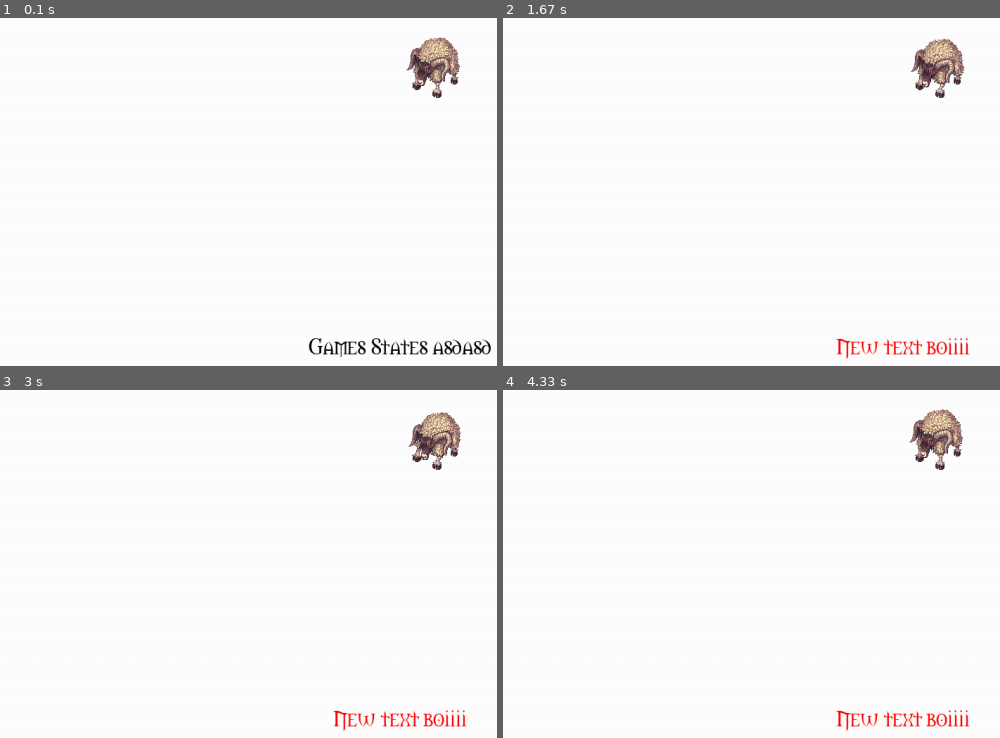
Above: before the commit, frames 1-4 (two rows, left to right).
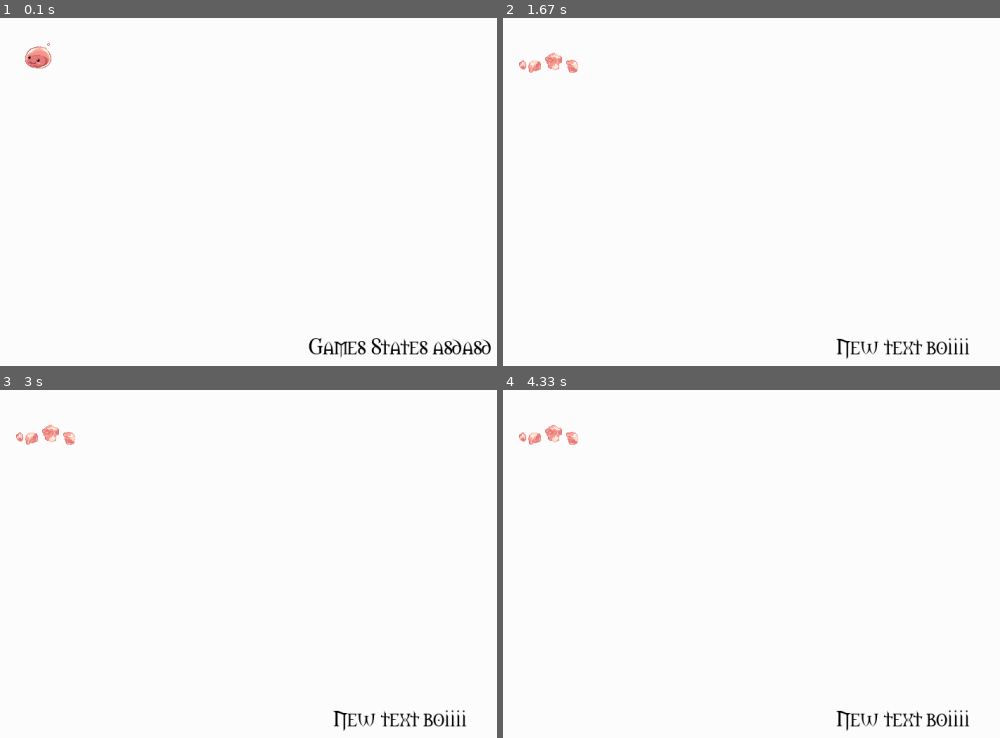
Above: after the commit, the same moments.

Repository: Cubix1337/py-game
Game: pygame game, started from main.py
Same seed, same stepped clock (60 frames per second), same inputs: the game is played once before the commit and once after it.
Inputs (mouse positions are in pixels of both pictures, inside the frame that each line leads up to):
- Up to frame 1 (0.1 s): no input
- Up to frame 2 (1.67 s): click (900, 345) at 0.38 s
- Up to frame 3 (3 s): no input
- Up to frame 4 (4.33 s): no input

The runs differ from the first frame. In frame 1, 1.4% of the frame differs, in the area x 5-93%, y 5-23%; in frame 2, 2.0%; in frame 3, 2.0%; in frame 4, 2.0%, in the area x 3-94%, y 5-98%.

Commit message:
changess

Diff:
--- a/ClassesWIP/Sprite.py
+++ b/ClassesWIP/Sprite.py
@@ -1,44 +1,80 @@
-import pygame, json
-
-class Frames:
-    def __init__(self) -> None:
-        self.value = []
+import pygame, json, math
 
 class Sprite:
     def __init__(self, filename) -> None:
         self.filename = filename
         self.sprite_sheet = pygame.image.load(self.filename).convert()
-        self.meta_data = self.filename.replace('png','json')
+        self.activeFrame = 0
+        self.animationState = 'idle'
+        self.data = [],
+        self.animations = []
+        self.frames = []
+        self.load()
 
+    def load(self):
+        jsonData = self.filename.replace('png','json')
         try:
-            with open(self.meta_data) as file:
+            with open(jsonData) as file:
                 self.data = json.load(file)
             file.close()
         except:
-            pass
+            print('Failed to load sprite')
+            return False
+        finally:
+            self.animations = self.data['animations']
+            self.setFrames()
 
-    def load(self):
-        self.sprite_sheet = pygame.image.load(self.filename).convert()
+    def generateFrame(self, frame):
+        (x, y, w, h) = frame["x"], frame["y"], frame["w"], frame["h"]
+        frame = pygame.Surface((w, h))
+        frame.set_colorkey((0, 0, 1,))
+        frame.blit(self.sprite_sheet, (0, 0), (x, y, w, h))
+        return frame
 
-    def getSprite(self, x, y, w, h):
-        sprite = pygame.Surface((w, h))
-        sprite.set_colorkey((0, 0, 0,))
-        sprite.blit(self.sprite_sheet, (0, 0), (x, y, w, h))
-        return sprite
+    def setFrames(self):
+        self.frames = []
+        self.frameRate = self.animations[self.animationState]["frameRate"]
 
-    def parseSprite(self, frame):
-        sprite = self.data['frames'][frame]["frame"]
-        x, y, w, h = sprite["x"], sprite["y"], sprite["w"], sprite["h"]
-        image = self.getSprite(x, y, w, h)
-        return image
+        for frame in range(len(self.animations[self.animationState]["frames"])):
+            self.frames.append(
+                self.generateFrame(self.animations[self.animationState]["frames"][frame]['frame'])
+            )
 
+    def updateActiveFrame(self):
+        if self.activeFrame >= len(self.frames) - 1:
+            if self.animations[self.animationState]["runs"] == "once":
+                pass
+            else:
+                self.activeFrame = 0
+        else:
+            self.activeFrame += self.frameRate
 
-    # def render(self):
-    #     pass
-        # sprite.blit(self.sprite_sheet, (0, 0), (x, y, w, h))
+    def resetAnimation(self):
+        self.activeFrame = 0
 
-# 82 x 78
-# 0, 0, 41, 39
-# 41, 0, 41, 39
-# 0, 39, 41, 39
-# 41, 39, 41, 39
+    def setAnimationState(self, state):
+        self.animationState = state
+        self.setFrames()
+
+    def getActiveFrame(self):
+        return self.frames[math.floor(self.activeFrame)]
+
+    # def getSprite(self, x, y, w, h):
+    #     sprite = pygame.Surface((w, h))
+    #     sprite.set_colorkey((0, 0, 0,))
+    #     sprite.blit(self.sprite_sheet, (0, 0), (x, y, w, h))
+    #     return sprite
+
+    # def parseSprite(self, frame):
+    #     sprite = self.data['frames'][frame]["frame"]
+    #     x, y, w, h = sprite["x"], sprite["y"], sprite["w"], sprite["h"]
+    #     image = self.getSprite(x, y, w, h)
+    #     return image
+
+    # def setFrames(self, animationState):
+    #     for i in self.frameCount:
+    #         self.frames.append(self.parseSprite(i))
+
+    # def setAllFrames(self, animationState):
+    #     for i in self.frameCount:
+    #         self.frames.append(self.parseSprite(i))
--- a/Components/Component.py
+++ b/Components/Component.py
@@ -53,10 +53,67 @@
         super().__init__()
         self.value = pygame.Rect(pos, dimensions)
 
-class Intersecting:
+class Surface(Component):
+    def __init__(self, dimensions = (0,0)) -> None:
+        super().__init__()
+        self.value = dimensions
+
+class Intersecting(Component):
     def __init__(self, value = False) -> None:
         super().__init__()
         self.value = value
+
+class Filename(Component):
+    def __init__(self, value) -> None:
+        super().__init__()
+        self.value = value
+
+class AnimationState(Component):
+    def __init__(self, value = 'idle') -> None:
+        super().__init__()
+        self.value = value
+
+class Animations(Component):
+    def __init__(self, value = {}) -> None:
+        super().__init__()
+        self.value = value
+
+class Image(Component):
+    def __init__(self, value = '') -> None:
+        super().__init__()
+        self.value = pygame.image.load(value).convert()
+
+class ActiveFrame(Component):
+    def __init__(self, value = 0) -> None:
+        super().__init__()
+        self.value = value
+
+class Data(Component):
+    def __init__(self, value = {}) -> None:
+        super().__init__()
+        self.value = value
+
+class Frames(Component):
+    def __init__(self, value = []) -> None:
+            super().__init__()
+            self.value = value
+
+class FrameRate(Component):
+    def __init__(self, value = 0.01) -> None:
+            super().__init__()
+            self.value = value
+
+
+# class Sprite(Component):
+#     def __init__(self, filename) -> None:
+#         super().__init__()
+#         self.filename = filename
+#         self.sprite_sheet = pygame.image.load(self.filename).convert()
+#         self.activeFrame = 0
+#         self.animationState = 'idle'
+#         self.data = [],
+#         self.animations = []
+#         self.frames = []
 
 componentDict = {
     "Position":Position,
@@ -66,7 +123,16 @@
     "Dimensions": Dimensions,
     "Text": Text,
     "Font": Font,
-    "Intersecting": Intersecting
+    "Intersecting": Intersecting,
+    "Surface": Surface,
+    "Filename":Filename,
+    "Animations": Animations,
+    "AnimationState": AnimationState,
+    "Image": Image,
+    "ActiveFrame": ActiveFrame,
+    "Data": Data,
+    "Frames" : Frames,
+    "FrameRate": FrameRate
 }
 
 colourDict = {
--- a/Entities/Entity.py
+++ b/Entities/Entity.py
@@ -8,8 +8,14 @@
     def addComponent2(self, key, arguments):
         self.components.update({key: componentDict[key](*arguments)})
 
-    def addComponents(self, components):
+    def addComponents(self, components=[]):
         for component in components:
+            print(component)
+            # if len(component[1]) == 0:
+            #     self.components.update({component[0]: componentDict[component[0]](*component[1])})
+
+                # print('empty')
+            # else:
             self.components.update({component[0]: componentDict[component[0]](*component[1])})
 
     def addComponent(self, component):
@@ -41,10 +47,31 @@
             except KeyError:
                 return False
 
+    def getComponentValue(self, name):
+        # for component in self.components:
+            try:
+                if self.components[name]:
+                    return self.components[name].value
+            except KeyError:
+                print('Key not in object')
+                return False
+
 class Archtype(Entity):
     def __init__(self) -> None:
         super().__init__()
 
+class Sprite(Archtype):
+    def __init__(self) -> None:
+        super().__init__()
+        self.addComponents(
+            ('Position', []),
+            ('Intersecting', []),
+            ('Surface',[]),
+            ('Animations',[]),
+            ('AnimationState',[]),
+            ('ActiveFrame',[]),
+            ('JSONData',[]),
+        )
 # class Button(Archtype):
 #     def __init__(self) -> None:
 #         super().__init__()
--- a/Entities/Screens/Title.py
+++ b/Entities/Screens/Title.py
@@ -1,12 +1,15 @@
 from Systems.System import State
+from Systems.SpriteRenderSystem import SpriteLoadingSystem
+
 from Entities.Entity import Entity
+# from Entities.Entity import Sprite
+
 from ClassesWIP.Sprite import Sprite
-import math
 
 class Title(State):
     def __init__(self, world) -> None:
         super().__init__(world)
-        self.localEntities = {}
+        self.localEntities = []
         self.textEntity = Entity()
         self.textEntity.addComponents([
             ('Text', ["Games States asdasd"]), ('Colour', ['black']),
@@ -15,31 +18,43 @@
             ('Intersecting', [False]),
             ('Rect',[(self.world.GAME_W/2 - 150, self.world.GAME_H/2 -20), (270, 50)])
         ])
-        self.sprite = Sprite(world.sprite_dir+'poring.png')
-        self.goat_sprite = Sprite(world.sprite_dir+'goat.png')
-        self.goat = [
-            self.goat_sprite.parseSprite(0), self.goat_sprite.parseSprite(1), self.goat_sprite.parseSprite(2),
-            self.goat_sprite.parseSprite(3), self.goat_sprite.parseSprite(4), self.goat_sprite.parseSprite(5),
-            self.goat_sprite.parseSprite(6),self.goat_sprite.parseSprite(7)
-        ]
 
-        # self.poring = [
-        #     self.sprite.parseSprite(0), self.sprite.parseSprite(1),
-        #     self.sprite.parseSprite(2), self.sprite.parseSprite(3)
-        # ]
+        self.poring2 = Entity()
+        self.poring2.addComponents([
+            ('Position', [(100,100)]),
+            ('Rect',[(100,100), (60,60)]),
+            ('Intersecting', []),
+            ('Surface',[]),
+            ('Animations',[]),
+            ('AnimationState',[]),
+            ('ActiveFrame',[]),
+            ('Data',[]),
+            ('Filename', [world.sprite_dir+'poring.png'])
+        ])
+        SpriteLoadingSystem(world).execute(self.poring2)
 
-        self.localEntities.update({ self.localEntities.__len__: self.textEntity})
+
+        self.poring = Sprite(world.sprite_dir+'poring.png')
+
+        # self.goat_sprite = Sprite(world.sprite_dir+'goat.png')
+
+        self.localEntities.append(self.poring2)
+        self.localEntities.append(self.textEntity)
 
     def handleInput(self, input):
         if input.click:
             self.textEntity.updateComponent('Text',"New text boiiii")
-            self.world.index += 1
+            self.poring.setAnimationState('die')
             input.click = not input.click
-
-            # print(self.textEntity.hasComponent('Text'))
 
     # def update(self, delta_time, actions, bindings):
     def update(self, delta_time):
+        self.poring.updateActiveFrame()
+        # for entity in self.localEntities:
+        #     if self.localEntities[entity].getComponentValue('Intersecting') == True:
+        #         print(self.localEntities[entity])
+
+        # print(delta_time)
         # update animations here
         pass
         # print(delta_time)
@@ -47,9 +62,7 @@
     def render(self):
         self.world.game_canvas.fill((255,255,255))
         self.world.systems[0].execute(self.textEntity)
-        if self.world.index >= 7:
-            self.world.index = 0
+        if self.poring.animationState == 'die':
+            self.world.game_canvas.blit(self.poring.getActiveFrame(),(75, 75))
         else:
-             self.world.index += 0.025
-        # self.world.game_canvas.blit(self.poring[math.floor(self.world.index)], (0, 0))
-        self.world.game_canvas.blit(self.goat[math.floor(self.world.index)], (self.world.GAME_W/2, 100))
+            self.world.game_canvas.blit(self.poring.getActiveFrame(),(100, 100))
--- a/Graphics/Sprites/poring.json
+++ b/Graphics/Sprites/poring.json
@@ -1,24 +1,200 @@
 {
-    "frames":[
-        {
-            "frame":{"x": 0, "y": 0, "w": 41, "h": 39},
-            "sourceImage": {"x": 0, "y": 0, "w": 41, "h": 39},
-            "sourceScale": {"w": 41, "h": 39}
+    "animations": {
+        "idle": {
+            "frameRate": 0.025,
+            "runs": "loop",
+            "frames": [
+                {
+                    "frame": {
+                        "x": 0,
+                        "y": 0,
+                        "w": 60,
+                        "h": 60
+                    },
+                    "sourceImage": {
+                        "x": 0,
+                        "y": 0,
+                        "w": 60,
+                        "h": 60
+                    },
+                    "sourceScale": {
+                        "w": 60,
+                        "h": 60
+                    }
+                },
+                {
+                    "frame": {
+                        "x": 60,
+                        "y": 0,
+                        "w": 60,
+                        "h": 60
+                    },
+                    "sourceImage": {
+                        "x": 0,
+                        "y": 0,
+                        "w": 60,
+                        "h": 60
+                    },
+                    "sourceScale": {
+                        "w": 60,
+                        "h": 60
+                    }
+                },
+                {
+                    "frame": {
+                        "x": 120,
+                        "y": 0,
+                        "w": 60,
+                        "h": 60
+                    },
+                    "sourceImage": {
+                        "x": 0,
+                        "y": 0,
+                        "w": 60,
+                        "h": 60
+                    },
+                    "sourceScale": {
+                        "w": 60,
+                        "h": 60
+                    }
+                },
+                {
+                    "frame": {
+                        "x": 180,
+                        "y": 0,
+                        "w": 60,
+                        "h": 60
+                    },
+                    "sourceImage": {
+                        "x": 0,
+                        "y": 0,
+                        "w": 60,
+                        "h": 60
+                    },
+                    "sourceScale": {
+                        "w": 60,
+                        "h": 60
+                    }
+                }
+            ]
         },
-        {
-            "frame":{"x": 41, "y": 0, "w": 41, "h": 39},
-            "sourceImage": {"x": 41, "y": 0, "w": 41, "h": 39},
-            "sourceScale": {"w": 41, "h": 39}
-        },
-        {
-            "frame":{"x": 0, "y": 39, "w": 41, "h": 39},
-            "sourceImage": {"x": 0, "y": 0, "w": 41, "h": 39},
-            "sourceScale": {"w": 41, "h": 39}
-        },
-        {
-            "frame":{"x": 41, "y": 39, "w": 41, "h": 39},
-            "sourceImage": {"x": 0, "y": 0, "w": 41, "h": 39},
-            "sourceScale": {"w": 41, "h": 39}
+        "walking": [],
+        "hit": [
+            {
+                "frame": {
+                    "x": 55,
+                    "y": 200,
+                    "w": 60,
+                    "h": 60
+                },
+                "sourceImage": {
+                    "x": 0,
+                    "y": 0,
+                    "w": 60,
+                    "h": 60
+                },
+                "sourceScale": {
+                    "w": 60,
+                    "h": 60
+                }
+            }
+        ],
+        "die": {
+            "runs": "once",
+            "frameRate": 0.05,
+            "frames": [
+                {
+                    "frame": {
+                        "x": 0,
+                        "y": 200,
+                        "w": 60,
+                        "h": 60
+                    },
+                    "sourceImage": {
+                        "x": 0,
+                        "y": 0,
+                        "w": 60,
+                        "h": 60
+                    },
+                    "sourceScale": {
+                        "w": 60,
+                        "h": 60
+                    }
+                },
+                {
+                    "frame": {
+                        "x": 120,
+                        "y": 180,
+                        "w": 100,
+                        "h": 100
+                    },
+                    "sourceImage": {
+                        "x": 0,
+                        "y": 0,
+                        "w": 100,
+                        "h": 100
+                    },
+                    "sourceScale": {
+                        "w": 60,
+                        "h": 60
+                    }
+                },
+                {
+                    "frame": {
+                        "x": 220,
+                        "y": 180,
+                        "w": 120,
+                        "h": 100
+                    },
+                    "sourceImage": {
+                        "x": 0,
+                        "y": 0,
+                        "w": 60,
+                        "h": 60
+                    },
+                    "sourceScale": {
+                        "w": 60,
+                        "h": 60
+                    }
+                },
+                {
+                    "frame": {
+                        "x": 330,
+                        "y": 180,
+                        "w": 120,
+                        "h": 100
+                    },
+                    "sourceImage": {
+                        "x": 0,
+                        "y": 0,
+                        "w": 60,
+                        "h": 60
+                    },
+                    "sourceScale": {
+                        "w": 60,
+                        "h": 60
+                    }
+                },
+                {
+                    "frame": {
+                        "x": 440,
+                        "y": 180,
+                        "w": 110,
+                        "h": 80
+                    },
+                    "sourceImage": {
+                        "x": 0,
+                        "y": 0,
+                        "w": 60,
+                        "h": 60
+                    },
+                    "sourceScale": {
+                        "w": 60,
+                        "h": 60
+                    }
+                }
+
+            ]
         }
-    ]
+    }
 }
--- /dev/null
+++ b/Graphics/Sprites/poringOLD.json
@@ -0,0 +1,24 @@
+{
+    "frames":[
+        {
+            "frame":{"x": 0, "y": 0, "w": 41, "h": 39},
+            "sourceImage": {"x": 0, "y": 0, "w": 41, "h": 39},
+            "sourceScale": {"w": 41, "h": 39}
+        },
+        {
+            "frame":{"x": 41, "y": 0, "w": 41, "h": 39},
+            "sourceImage": {"x": 41, "y": 0, "w": 41, "h": 39},
+            "sourceScale": {"w": 41, "h": 39}
+        },
+        {
+            "frame":{"x": 0, "y": 39, "w": 41, "h": 39},
+            "sourceImage": {"x": 0, "y": 0, "w": 41, "h": 39},
+            "sourceScale": {"w": 41, "h": 39}
+        },
+        {
+            "frame":{"x": 41, "y": 39, "w": 41, "h": 39},
+            "sourceImage": {"x": 0, "y": 0, "w": 41, "h": 39},
+            "sourceScale": {"w": 41, "h": 39}
+        }
+    ]
+}
--- /dev/null
+++ b/Systems/SpriteRenderSystem.py
@@ -0,0 +1,126 @@
+from Systems.System import System
+import pygame, math, json
+
+class SpriteFrameGeneration(System):
+    def __init__(self) -> None:
+        super().__init__()
+
+    def execute(self, sprite):
+        frame = sprite.getComponentValue("Frames")
+        (x, y, w, h) = frame["x"], frame["y"], frame["w"], frame["h"]
+        frame = pygame.Surface((w, h))
+        frame.set_colorkey((0, 0, 1,))
+        frame.blit(self.sprite_sheet, (0, 0), (x, y, w, h))
+        return frame
+
+
+class SpriteUpdatingSystem(System):
+    def __init__(self) -> None:
+        super().__init__()
+
+    def setFrames(self, sprite):
+        frames = []
+        sprite.updateComponent("frameRate", sprite.animations[sprite.animationState]["frameRate"])
+
+        for frame in range(len(sprite.animations[sprite.animationState]["frames"])):
+            self.frames.append(
+                SpriteFrameGeneration().execute(sprite.animations[sprite.animationState]["frames"][frame]['frame'])
+                # self.generateFrame(sprite.animations[sprite.animationState]["frames"][frame]['frame'])
+            )
+        sprite.updateComponent("Frames", frames)
+
+    def execute(self, sprite):
+        self.setFrames(sprite)
+
+class SpriteLoadingSystem(System):
+    def __init__(self, world) -> None:
+        super().__init__(world)
+
+    def generateFrame(self, frame):
+        (x, y, w, h) = frame["x"], frame["y"], frame["w"], frame["h"]
+        frame = pygame.Surface((w, h))
+        frame.set_colorkey((0, 0, 1,))
+        frame.blit(self.sprite_sheet, (0, 0), (x, y, w, h))
+        return frame
+
+    def setFrames(self):
+        self.frames = []
+        self.frameRate = self.animations[self.animationState]["frameRate"]
+
+        for frame in range(len(self.animations[self.animationState]["frames"])):
+            self.frames.append(
+                self.generateFrame(self.animations[self.animationState]["frames"][frame]['frame'])
+            )
+
+    def load(self, sprite):
+        print(sprite.logComponents())
+        location = sprite.getComponentValue('Filename').replace('png','json')
+
+        try:
+            with open(location) as file:
+                sprite.updateComponent('Data', json.load(file))
+            file.close()
+
+        except:
+            print('Failed to load sprite')
+            return False
+
+        sprite.updateComponent('Animations',sprite.getComponentValue('Data')['animations'])
+        # self.setFrames()
+
+    def execute(self, sprite):
+        self.load(sprite)
+        sprite.logComponents()
+
+
+
+class SpriteRenderSystem(System):
+    def __init__(self, world, filename) -> None:
+        super().__init__(world)
+        self.filename = filename
+        self.sprite_sheet = pygame.image.load(self.filename).convert()
+        self.activeFrame = 0
+        self.animationState = 'idle'
+        self.data = [],
+        self.animations = []
+        self.frames = []
+        self.load()
+
+    def generateFrame(self, frame):
+        (x, y, w, h) = frame["x"], frame["y"], frame["w"], frame["h"]
+        frame = pygame.Surface((w, h))
+        frame.set_colorkey((0, 0, 1,))
+        frame.blit(self.sprite_sheet, (0, 0), (x, y, w, h))
+        return frame
+
+    def setFrames(self):
+        self.frames = []
+        self.frameRate = self.animations[self.animationState]["frameRate"]
+
+        for frame in range(len(self.animations[self.animationState]["frames"])):
+            self.frames.append(
+                self.generateFrame(self.animations[self.animationState]["frames"][frame]['frame'])
+            )
+
+    def updateActiveFrame(self):
+        if self.activeFrame >= len(self.frames) - 1:
+            if self.animations[self.animationState]["runs"] == "once":
+                pass
+            else:
+                self.activeFrame = 0
+        else:
+            self.activeFrame += self.frameRate
+
+    def resetAnimation(self):
+        self.activeFrame = 0
+
+    def setAnimationState(self, state):
+        self.animationState = state
+        self.setFrames()
+
+    def getActiveFrame(self):
+        return self.frames[math.floor(self.activeFrame)]
+
+    def execute(self):
+        self.world.game_canvas.blit(self.getActiveFrame(),(75, 100))
+        pass
--- a/Systems/System.py
+++ b/Systems/System.py
@@ -1,6 +1,6 @@
 from Components.Component import Background
 from Controller.helpers import draw_text
-import pygame
+import pygame, json, math
 
 class System:
     def __init__(self, world) -> None:
@@ -57,35 +57,14 @@
         localEntities = self.world.state_stack[-1].localEntities
         # print(localEntities)
 
-        for enitity in localEntities:
+        for entity in localEntities:
             mousePos = pygame.mouse.get_pos()
-            # print(localEntities[enitity])
-            if localEntities[enitity].hasComponent('Intersecting'):
-                rect = localEntities[enitity].getComponent('Rect').value
+            if entity.hasComponent('Intersecting'):
+                rect = entity.getComponent('Rect').value
                 if rect.collidepoint(mousePos):
-                    localEntities[enitity].updateComponent('Colour','red')
+                     entity.updateComponent('Intersecting', True)
                 else:
-                    localEntities[enitity].updateComponent('Colour',(0,0,0))
-
-
-
-    # loop over entities if they have rects, if so trigger a colliding component mutation
-    # def executeOLD(self, entity):
-    #     mousePos = pygame.mouse.get_pos()
-    #     entityRect = entity.getComponent('Rect')
-
-    #     if(entityRect.collidepoint(mousePos)):
-    #         entity.addComponent('Background')
-    #         entity['Background'].colour = (255,0, 255)
-
-            # if(leftMouseButton):
-            #     self.pressed = True
-            # else:
-            #     if self.pressed == True:
-            #         print('click')
-            #         self.pressed = False
-        # else:
-        #     entity.removeComponent('Background')
+                    entity.updateComponent('Intersecting', False)
 
 class TextDrawSystem(System):
     def __init__(self, world) -> None:
Binary file changed: Graphics/Sprites/poring.png
